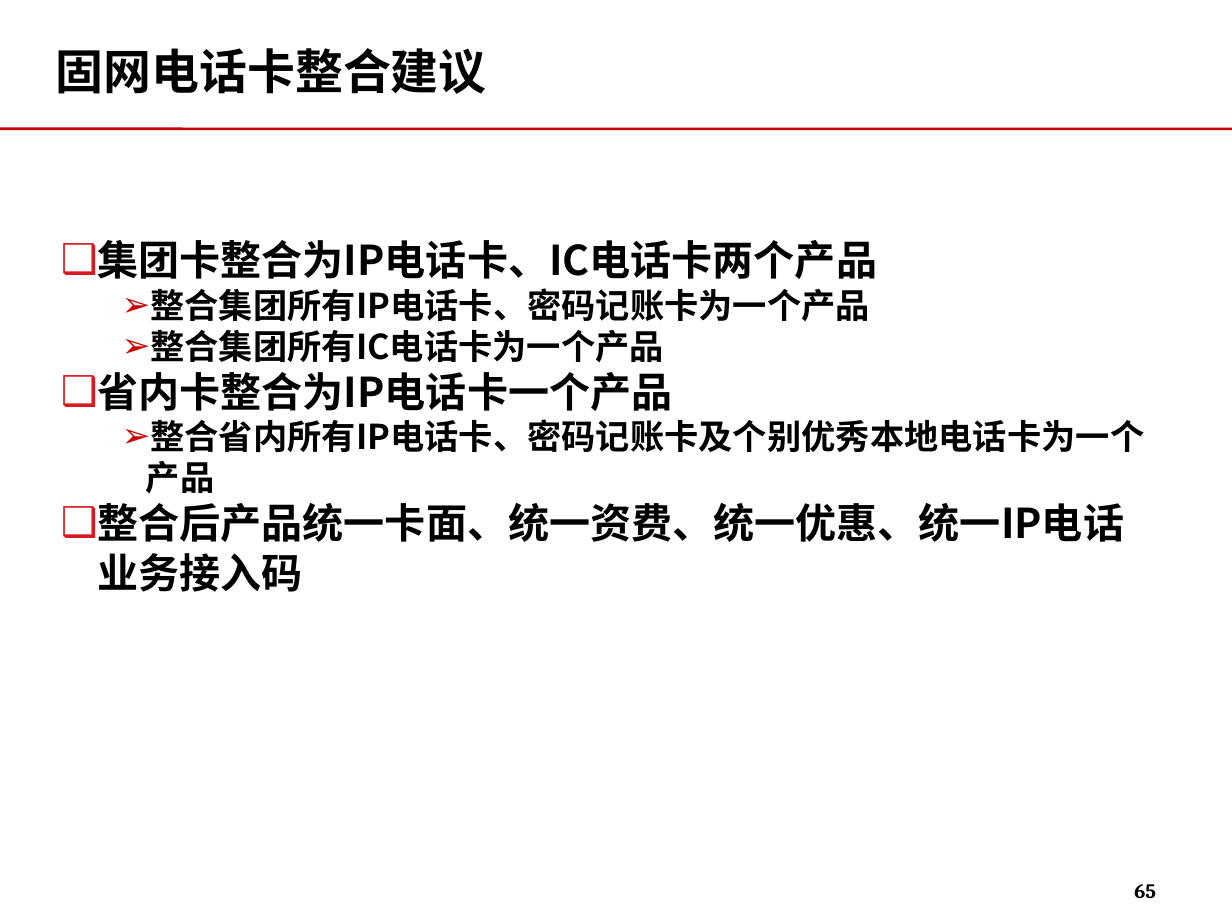
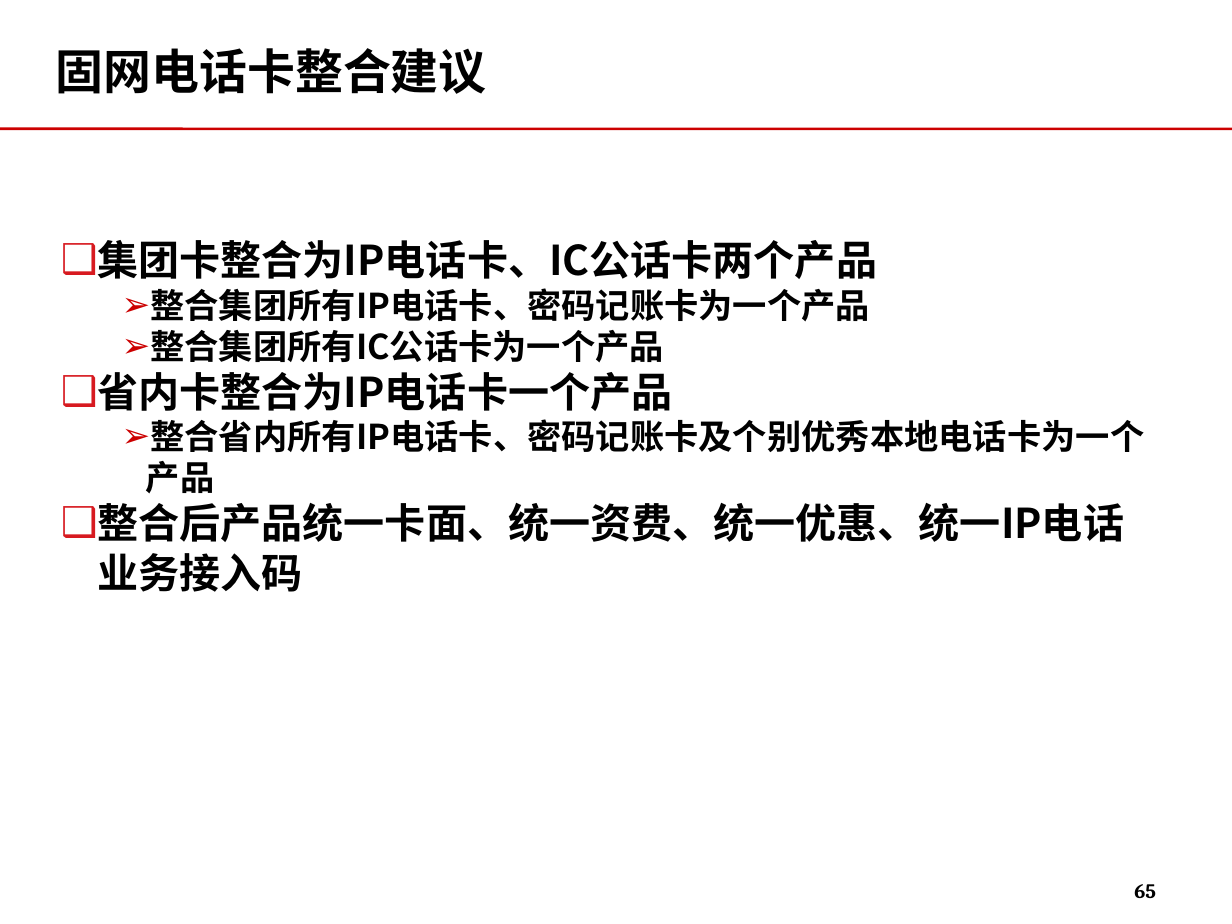
Before and after one commit to momo1101/unicardsrch, a slide deck: slide 65 of 软课题文本/软课题-中国联通电信卡业务及策略研究.ppt. Drawn at 1232x924 pixels with LibreOffice and Linux fonts; fonts in the diff are those of the drawing; background and template pictures are left out. Boxes give left, top, right and bottom in pixels: in the first picture for what was removed or moved away, otherwise in the second. Text is boxed around its words. In the diff, an @@ line names an element or a change of style, - is before the commit and + after.

Commit message:
修改 IC电话卡 为 IC公话卡

```diff
--- a/软课题文本/软课题-中国联通电信卡业务及策略研究.ppt
+++ b/软课题文本/软课题-中国联通电信卡业务及策略研究.ppt
@@ text at bbox=[98, 240, 878, 279]: text changed @@
-❑ 集团卡整合为IP电话卡、IC电话卡两个产品
+❑ 集团卡整合为IP电话卡、IC公话卡两个产品
@@ text at bbox=[150, 330, 664, 363]: text changed @@
-  ➢ 整合集团所有IC电话卡为一个产品
+  ➢ 整合集团所有IC公话卡为一个产品
```
